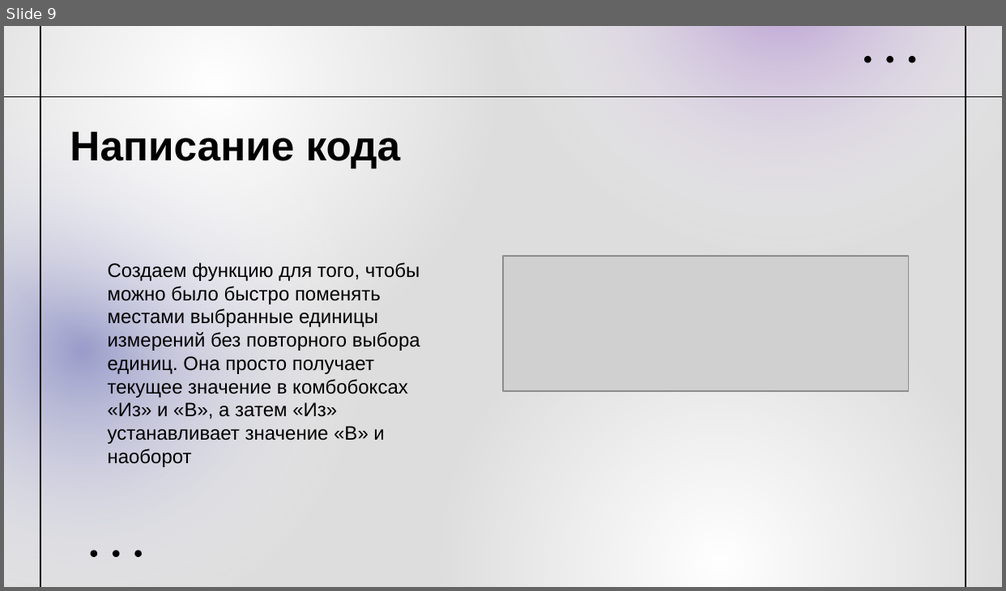
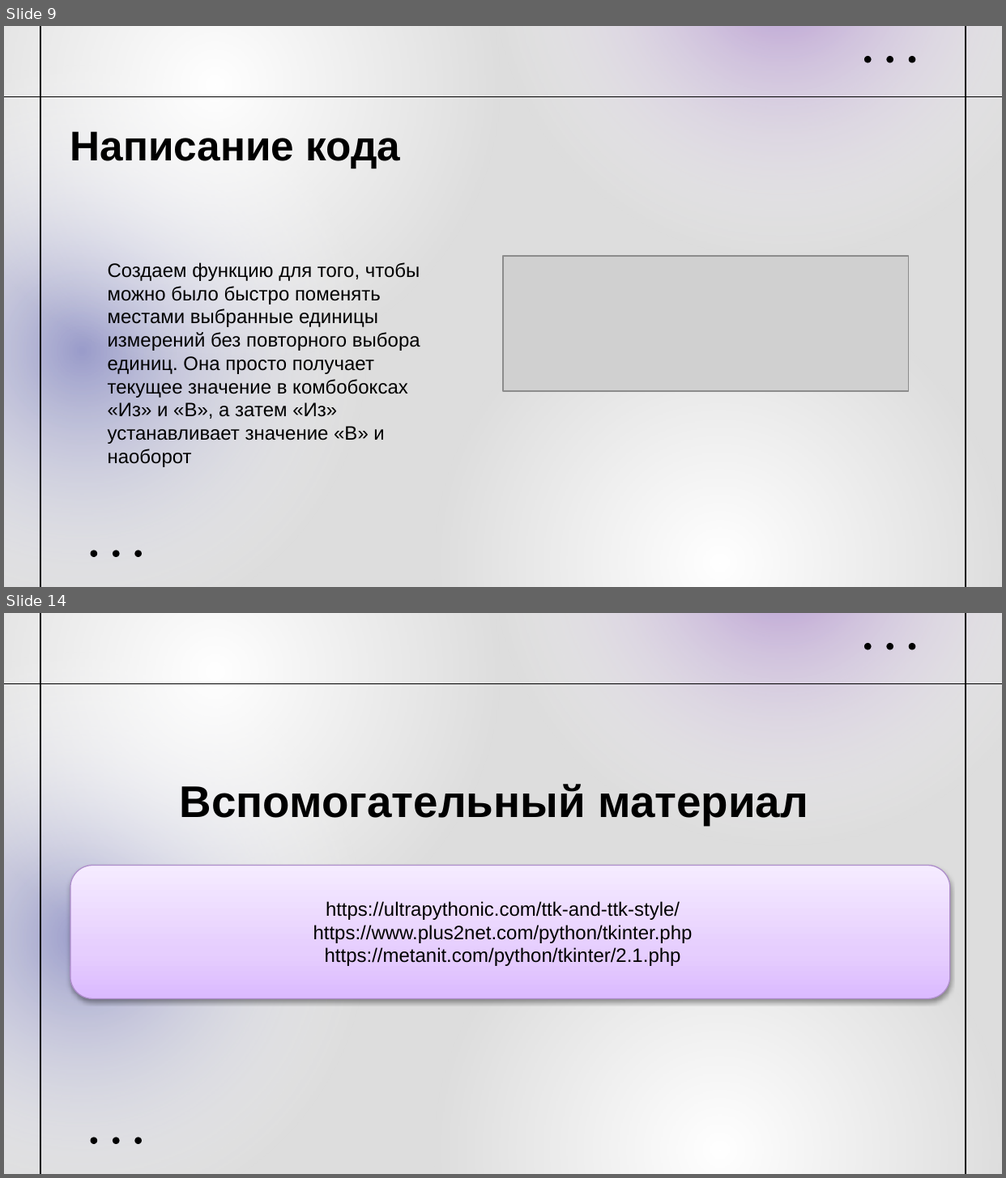
Before and after one commit to MariaPogorelova/converter, a slide deck: Pogorelova_converter.pptx. Shown one above the other, each under a label of ours: slide 9 before the commit, slides 9 and 14 after it; the slides between them are not shown. The pictures are 1006x591 and 1006x1178 pixels, drawn with LibreOffice and Linux fonts; fonts in the diff are those of the drawing; grey boxes stand for pictures. Boxes give left, top, right and bottom in pixels: in the first picture for what was removed or moved away, otherwise in the second. Text is boxed around its words. In the diff, an @@ line names an element or a change of style, - is before the commit and + after.

```diff
--- a/Pogorelova_converter.pptx
+++ b/Pogorelova_converter.pptx
@@ slide 14 added at (4, 613, 1002, 1174), background #DDDDDD; not listed: 12 template elements that a slide beside it also shows @@
@@ line added from (4, 683) to (1002, 683), #010101 0.75 pt @@
@@ text added at (180, 784, 808, 825), 32 pt, text #000000, bold @@
+Вспомогательный материал
@@ rounded rectangle added at (71, 866, 950, 999), fill gradient #DCBBFF to #E5CFFE to #F5ECFF, outline #AD8DCB 0.75 pt @@
@@ text added at (313, 901, 692, 966), 14 pt, text #000000 @@
+https://ultrapythonic.com/ttk-and-ttk-style/
+https://www.plus2net.com/python/tkinter.php
+https://metanit.com/python/tkinter/2.1.php
```
Also in this commit, not shown: 3 slides changed, 4 other slides added.
